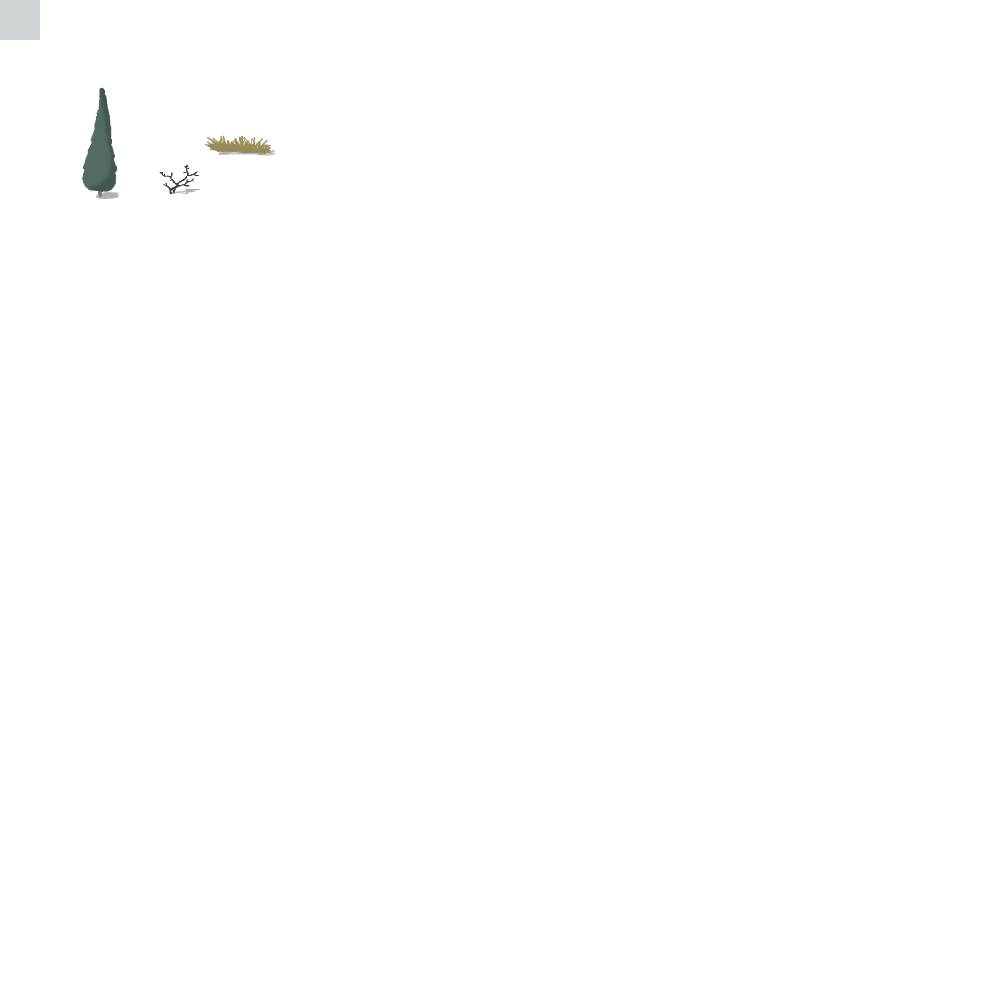
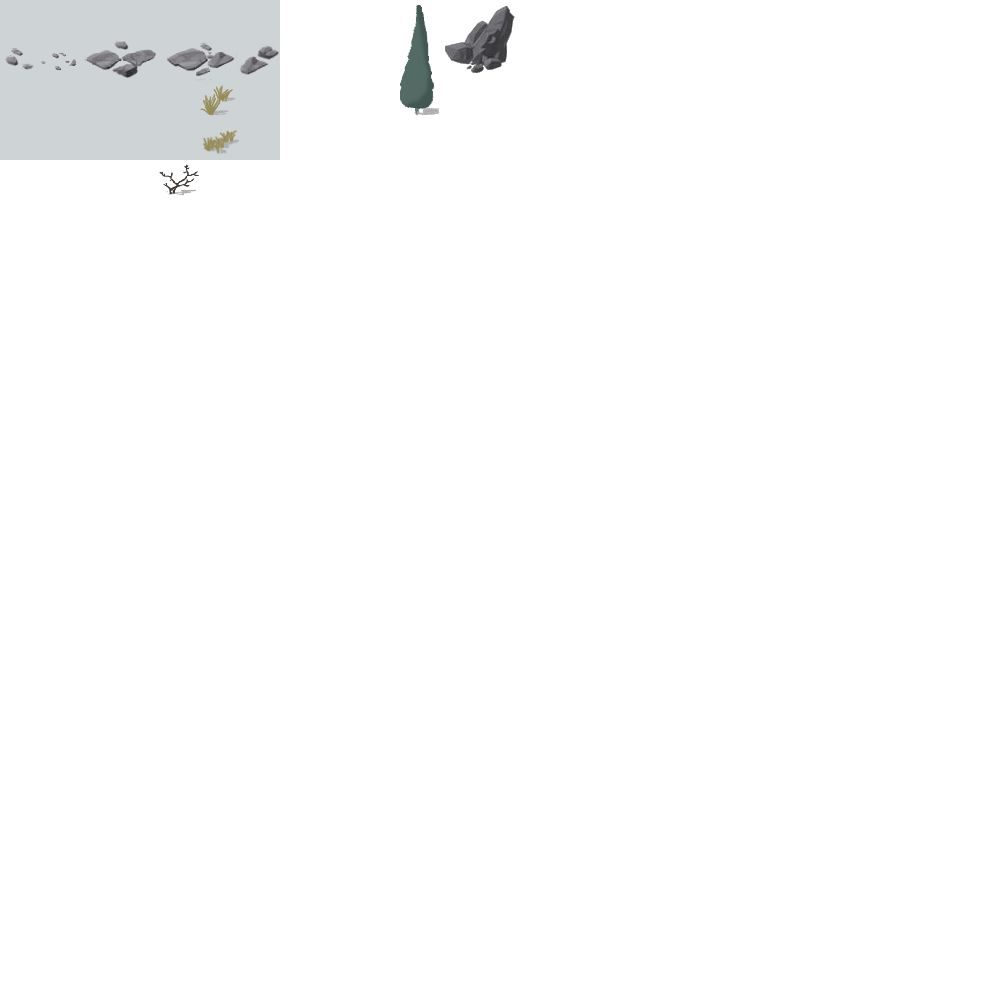
The second 1000x1000 image is a revision of the first. Changes to its layers:
added layer "Rocas" (1st of 2) above "Layer 2" over [442, 6, 515, 73]
moved "Layer 2" above "Rocas", painted on it over [0, 41, 280, 199]
added layer "Rocas" (2nd of 2) above "Plantas" over [41, 51, 80, 72]
renamed "Layer 4" to "Plantas", painted on it over [95, 4, 439, 199]
renamed "Layer 3" to "Arbustos", painted on it over [166, 188, 199, 196]
painted on "Layer 1" over [0, 0, 280, 160]
